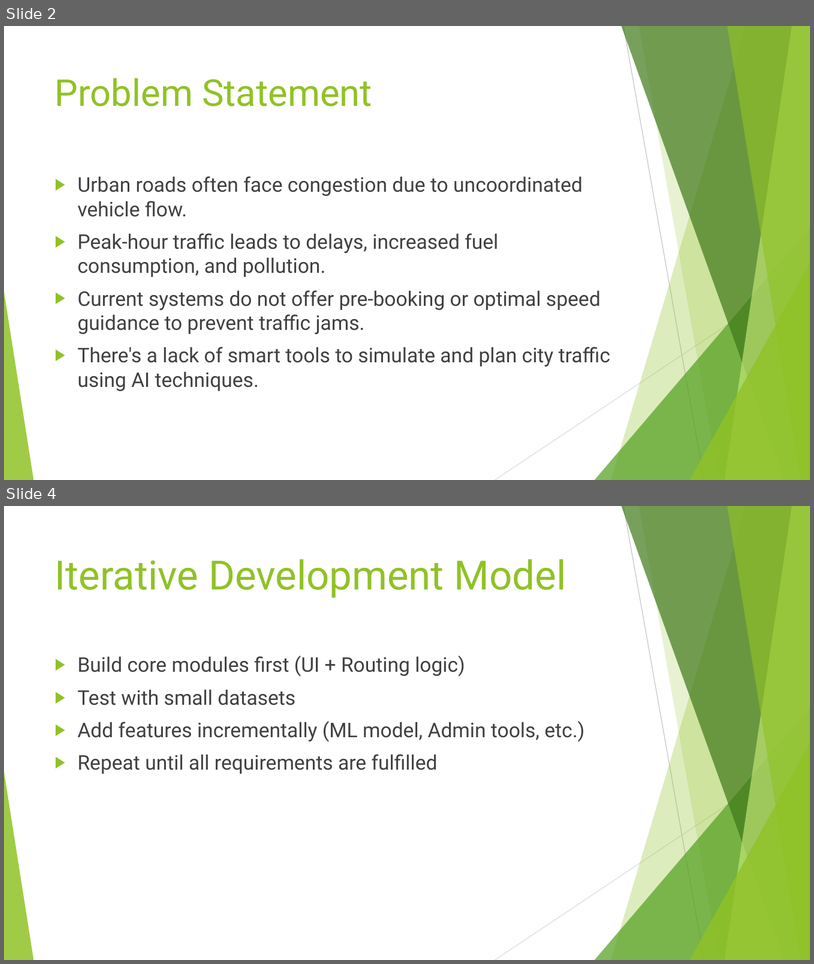
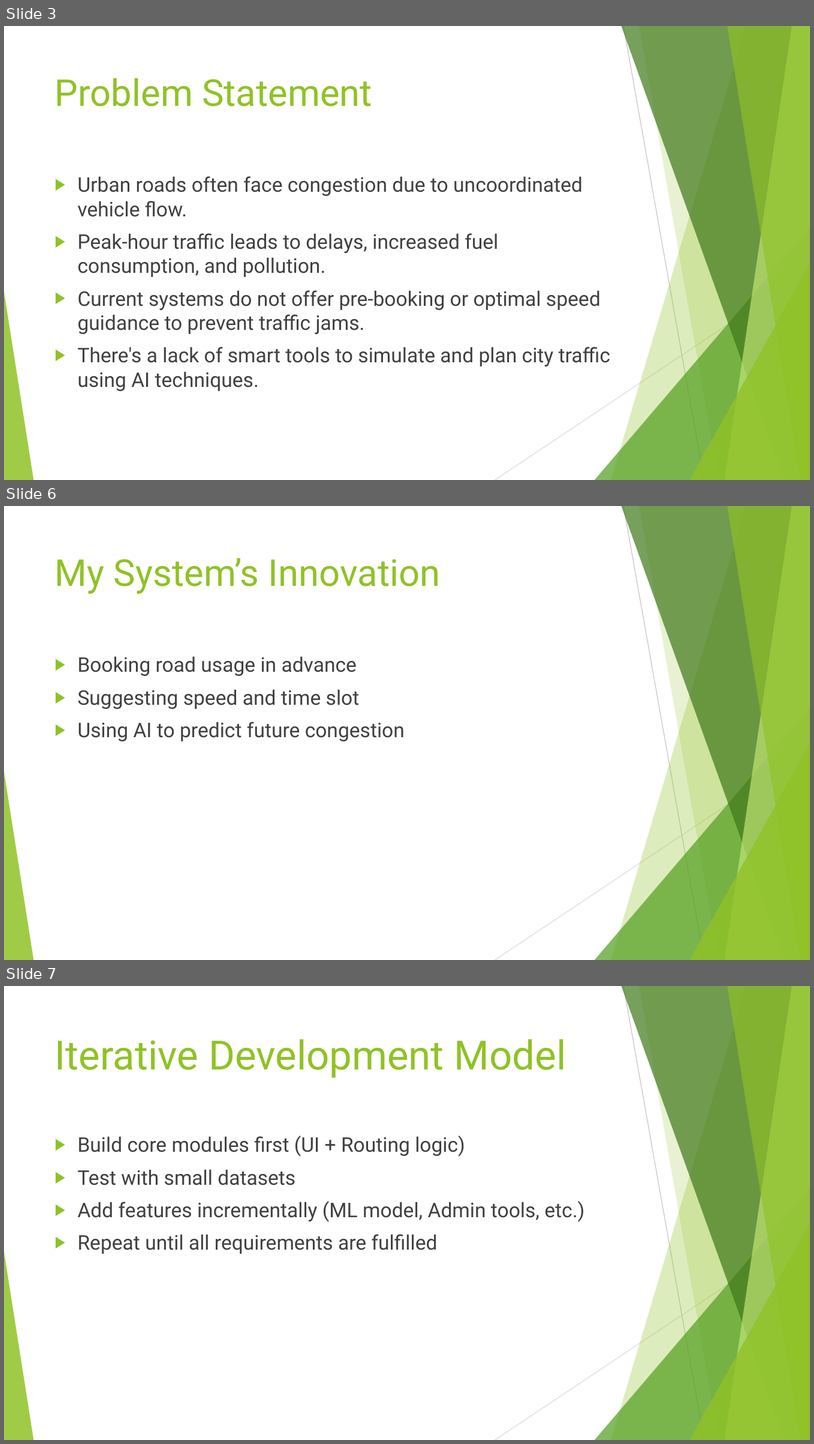
Before and after one commit to sanjaykn8/SE_MiniProject, a slide deck: SE_mp.pptx. Shown one above the other, each under a label of ours: slides 2 and 4 before the commit, slides 3, 6 and 7 after it; the slides between them are not shown. The pictures are 814x964 and 814x1444 pixels, drawn with LibreOffice and Linux fonts; fonts in the diff are those of the drawing. Boxes give left, top, right and bottom in pixels: in the first picture for what was removed or moved away, otherwise in the second. Text is boxed around its words. In the diff, an @@ line names an element or a change of style, - is before the commit and + after.

```diff
--- a/SE_mp.pptx
+++ b/SE_mp.pptx
@@ slide 6 added at (x1=4, y1=506, x2=810, y2=960), background #FFFFFF; not listed: 10 template elements that a slide beside it also shows @@
@@ title added at (x1=55, y1=558, x2=441, y2=594), 44 pt, text #90C226 @@
+My System’s Innovation
@@ text added at (x1=78, y1=657, x2=405, y2=741), 24 pt, text #404040 @@
+▶ Booking road usage in advance
+▶ Suggesting speed and time slot
+▶ Using AI to predict future congestion
@@ what was slide 2 is now slide 3 @@
@@ what was slide 4 is now slide 7 @@
```
Also in this commit, not shown: 3 other slides added, 1 other file.
